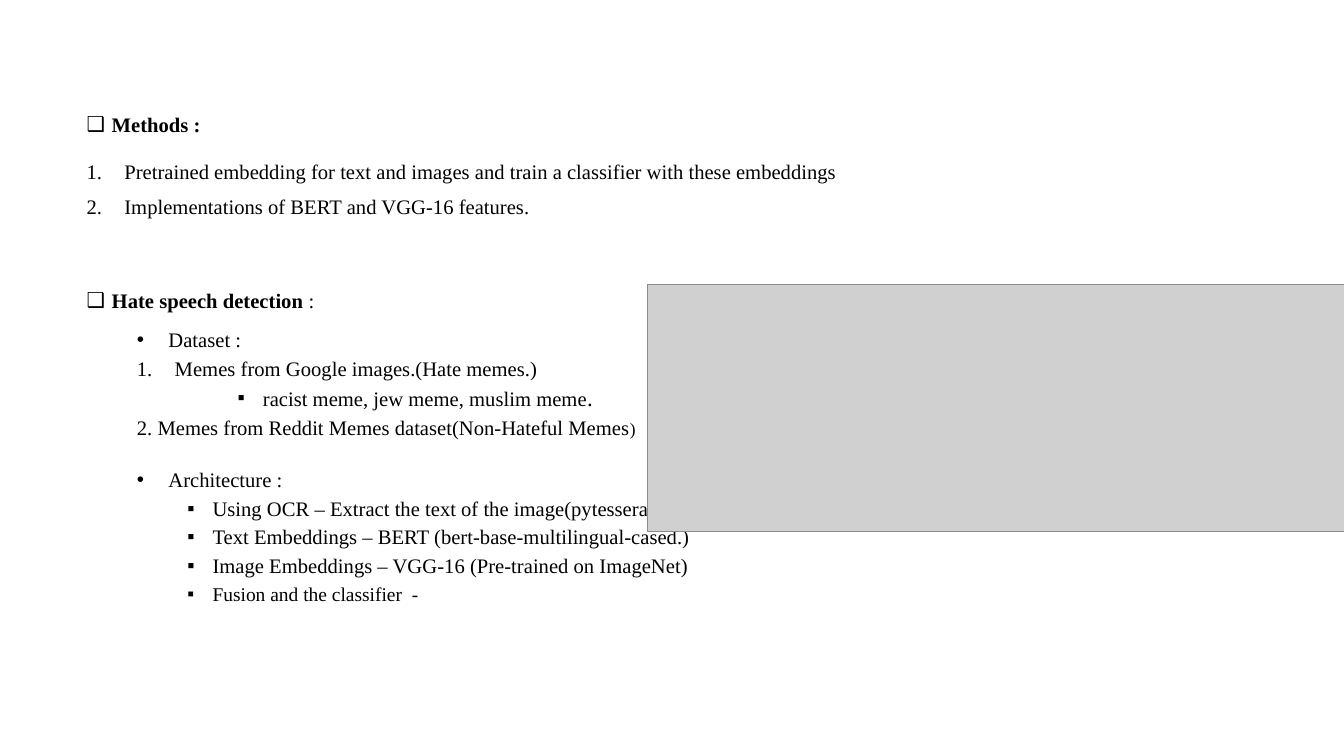
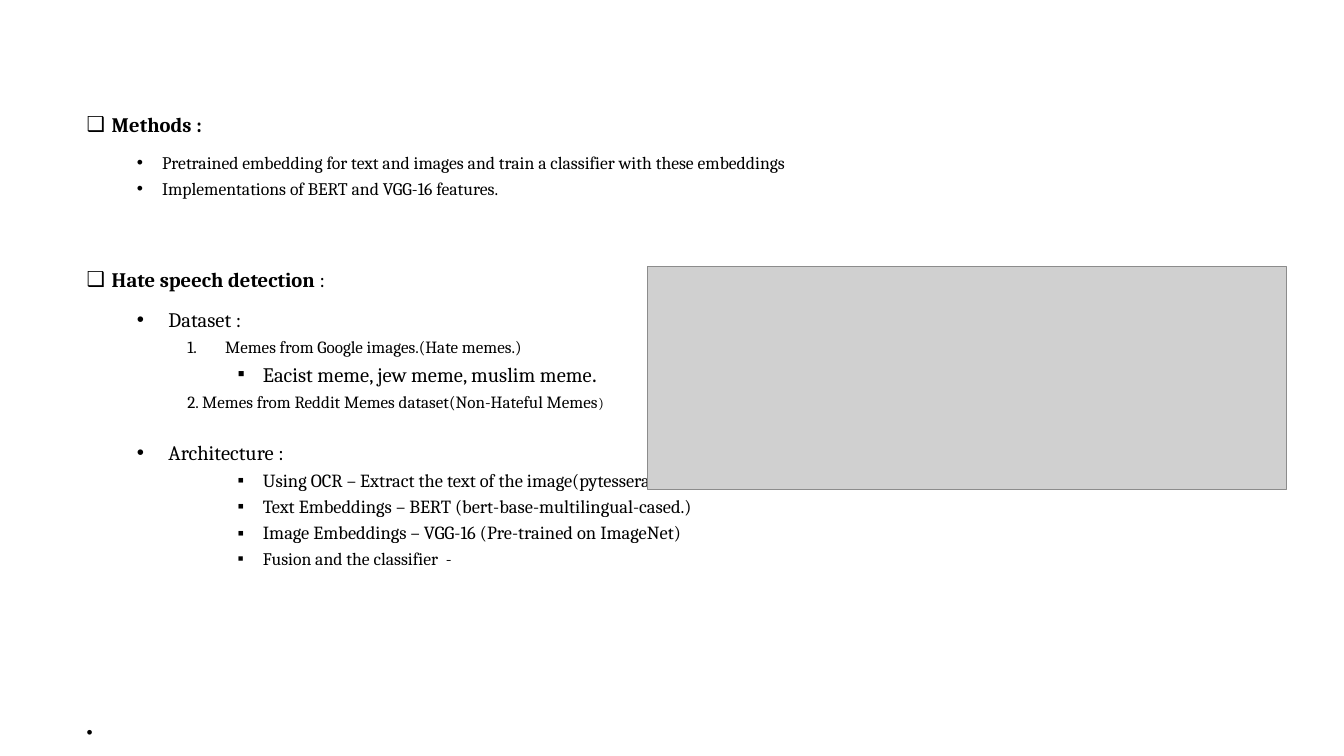
Before and after one commit to VarunBohara/Mini-Project-Documents, a slide deck: slide 7 of Literature Survey.pptx. Drawn at 1344x756 pixels with LibreOffice and Linux fonts; fonts in the diff are those of the drawing; grey boxes stand for pictures. Boxes give left, top, right and bottom in pixels: in the first picture for what was removed or moved away, otherwise in the second. Text is boxed around its words. In the diff, an @@ line names an element or a change of style, - is before the commit and + after.

```diff
--- a/Literature Survey.pptx
+++ b/Literature Survey.pptx
@@ text at (112, 117, 785, 565): font Times New Roman to Cambria; size 14.7 to 12.6 pt in "Pretrained embedding for text and images and ...", "Implementations of BERT and VGG-16 features."; size 14.7 to 12.2 pt in "Memes from Google images.(Hate memes.)", "2. Memes from Reddit Memes dataset(Non-Hateful Memes)"; size 12.4 to 10.3 pt in "Memes)"; size 14.7 to 13.3 pt in "Using OCR – Extract the text of ...", "Text Embeddings – BERT (bert-base-multilingual-cased.)", "Image Embeddings – VGG-16 (Pre-trained on ImageNet)"; size 13.9 to 12.6 pt in "Fusion and the classifier -"; bullet 1. to •; list level 1 to 2 in "Pretrained embedding for text and ..."; list level 1 to 2 in "Implementations of BERT and VGG-16 ..."; list level 2 to 3 in "Memes from Google images.(Hate memes.)"; list level 2 to 3 in "2. Memes from Reddit Memes ..."; list level 3 to 4 in "Using OCR – Extract the ..."; list level 3 to 4 in "Text Embeddings – BERT (bert-base-multilingual-cased.)"; list level 3 to 4 in "Image Embeddings – VGG-16 (Pre-trained ..."; list level 3 to 4 in "Fusion and the classifier -" @@
@@ picture: place and size @@
-picture at (648, 285, 1344, 532)
+picture at (648, 266, 1287, 489)
@@ text at (263, 367, 592, 387): text changed; font Times New Roman to Cambria @@
-      ▪ racist meme, jew meme, muslim meme.
+      ▪ Eacist meme, jew meme, muslim meme.
```
Also in this commit, not shown: 16 other slides changed, 1 slide removed.
